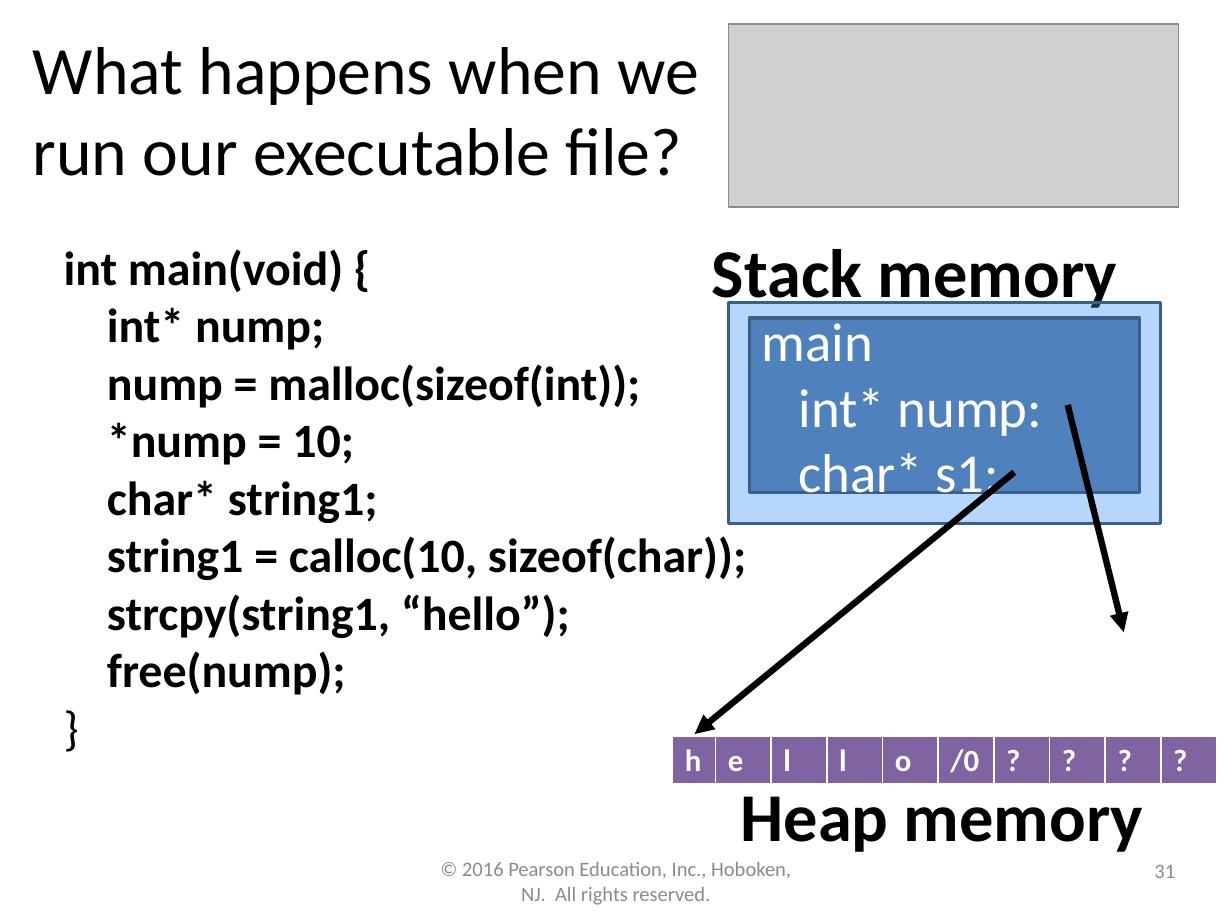
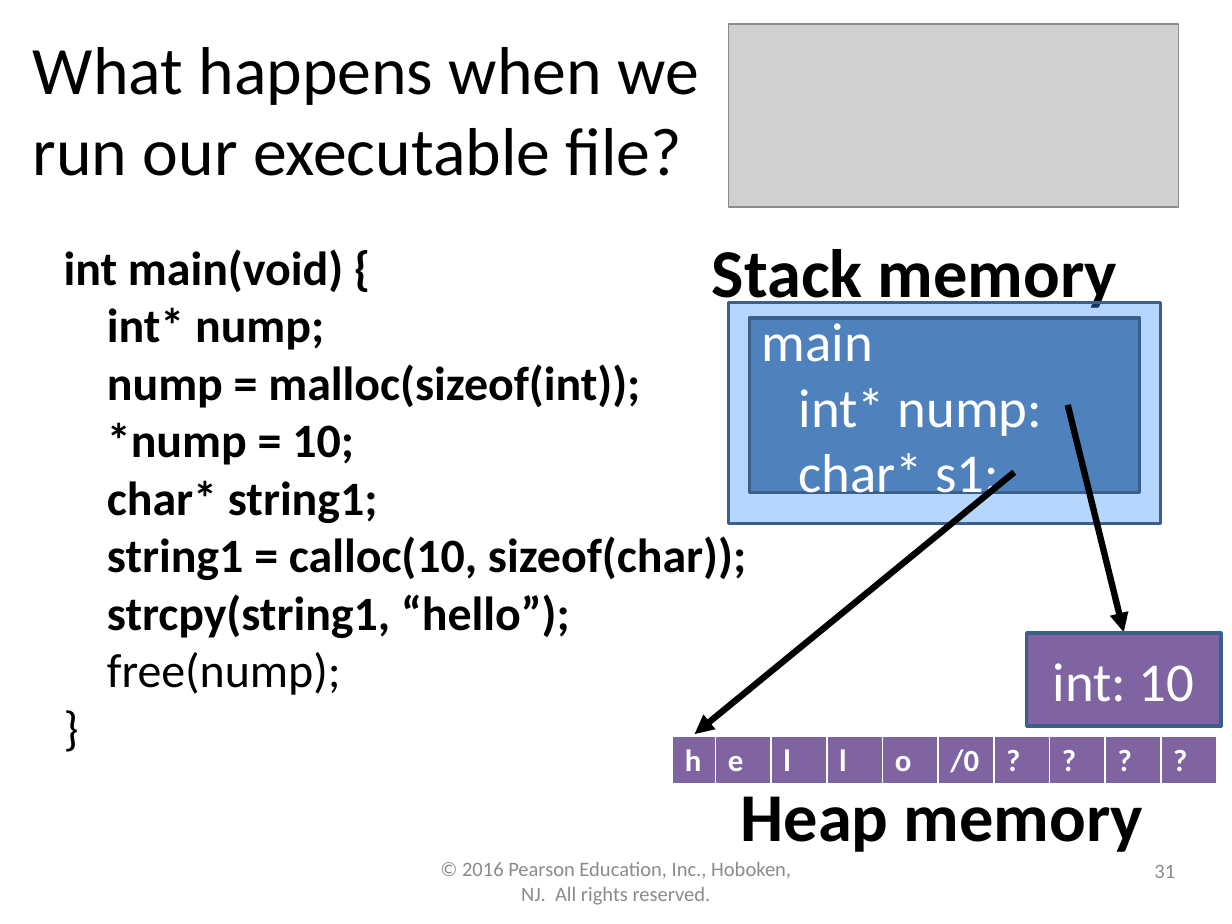
Before and after one commit to lgw2/lgw2.github.io, a slide deck: slide 31 of _teaching/csci112-fall-2023/lectures/ppts/Chapter13.pptx. Drawn at 1232x924 pixels with LibreOffice and Linux fonts; fonts in the diff are those of the drawing; grey boxes stand for pictures. Boxes give left, top, right and bottom in pixels: in the first picture for what was removed or moved away, otherwise in the second. Text is boxed around its words. In the diff, an @@ line names an element or a change of style, - is before the commit and + after.

```diff
--- a/_teaching/csci112-fall-2023/lectures/ppts/Chapter13.pptx
+++ b/_teaching/csci112-fall-2023/lectures/ppts/Chapter13.pptx
@@ text at (107, 652, 341, 695): bold off in "free(nump);" @@
@@ rectangle added at (1026, 633, 1221, 727), fill #8064A2, outline #3A5F8C 2 pt, 32 pt, text #FFFFFF @@
+int: 10
```
Also in this commit, not shown: 2 other slides changed, 2 other files.
